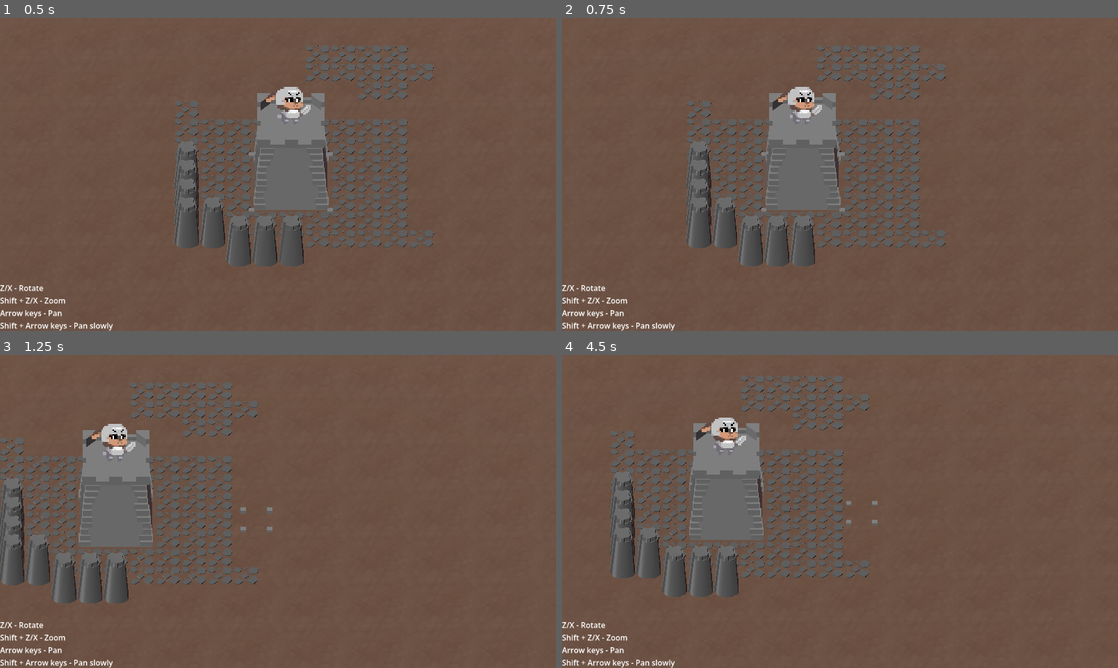
Above: before the commit, frames 1-4 (two rows, left to right).
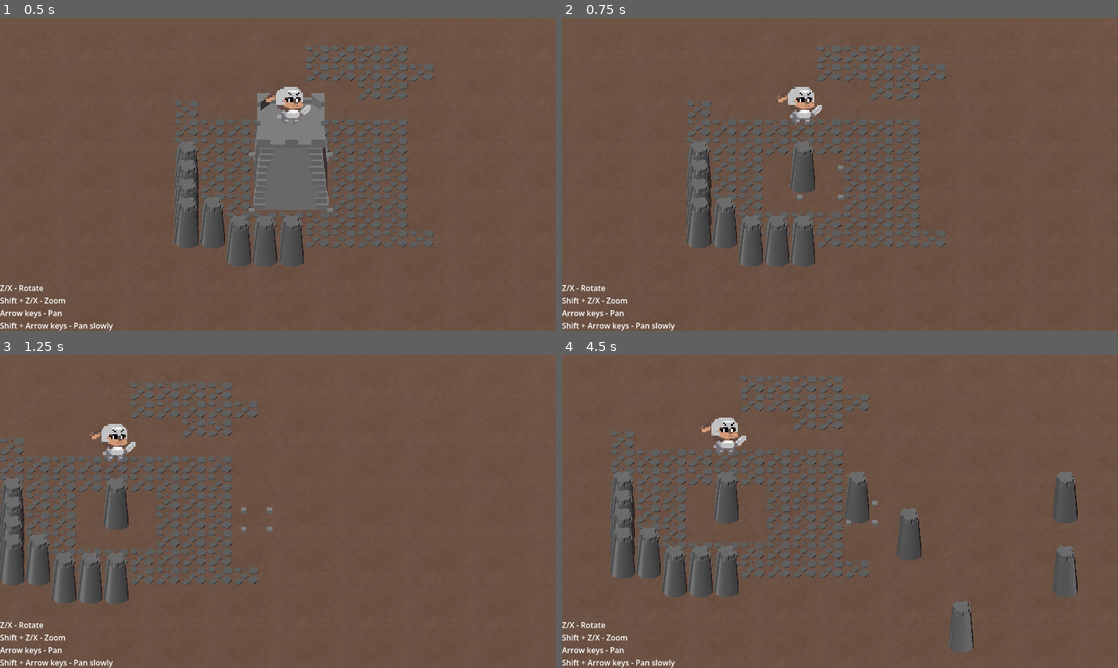
Above: after the commit, the same moments.

Repository: dairycultist/furry-roguelike-platformer
Game: Godot game, scene res://scene.tscn
The game is run twice, just before and just after one commit, with the same random seed, the same clock (stepped at 60 frames per second) and the same inputs.
Inputs:
- Up to frame 1 (0.5 s): no input
- Up to frame 2 (0.75 s): hold Right (pan_right) from 0.53 s (still down); tap Space (use_tool, bound only after the commit) at 0.6 s
- Up to frame 3 (1.25 s): keep holding Right (pan_right)
- Up to frame 4 (4.5 s): release Right (pan_right) at 1.28 s; hold Down (pan_down) 1.28-2.03 s; tap X (camalt_negative) at 1.35 s; tap Space (use_tool, bound only after the commit) at 1.55, 2.3, 3.05, 3.6, 4.35 s; hold Right (pan_right) 2.03-2.78 s; tap Z (camalt_positive) at 2.1 s; hold Up (pan_up) 2.78-3.53 s; tap Shift (modify_action) at 2.85 s; hold Left (pan_left) from 3.53 s (still down)

Frame 1 is identical in both runs. In frame 2, 3.8% of the frame differs, in the area x 35-51%, y 24-63%; in frame 3, 3.8%; in frame 4, 6.1%, in the area x 22-93%, y 21-95%.

Commit message:
Placing walls

Diff:
--- /dev/null
+++ b/better_gridmap.gd
@@ -0,0 +1,27 @@
+extends GridMap
+class_name BetterGridMap
+
+# 0, 22, 10, 16
+
+class MergeGroup:
+
+	var solo;
+	var full;
+	var side;
+	var corner;
+
+	@warning_ignore("shadowed_variable")
+	func _init(solo, full, side, corner):
+
+		self.solo = solo;
+		self.full = full;
+		self.side = side;
+		self.corner = corner;
+
+var CELL_TYPES : Dictionary = {
+	"": -1,
+	"wall": MergeGroup.new(1, 1, 1, 1)
+};
+
+func set_cell(pos: Vector3i, type: String):
+	set_cell_item(pos, 1);
--- a/player.gd
+++ b/player.gd
@@ -1,6 +1,6 @@
 extends Node3D
 
-@export var gridmap : GridMap;
+@export var grid : BetterGridMap;
 
 @export var ZOOM_SPEED := 10.0;
 @export var PAN_SPEED_MULT := 0.8;
@@ -41,22 +41,20 @@
 	$Corner3.global_position -= velocity * delta;
 
 	# selection
-	var selected_pos := gridmap.local_to_map(global_position);
-	var selected_type := gridmap.get_cell_item(selected_pos);
+	var selected_pos := grid.local_to_map(global_position);
+	var selected_type := grid.get_cell_item(selected_pos);
 
 	# occupied cells indicate there's a larger than 1x1 cell nearby -- center on that
 	if (selected_type == 2):
 		for dx in range(-1, 2):
 			for dz in range(-1, 2):
 
-				var type := gridmap.get_cell_item(selected_pos + Vector3i(dx, 0, dz));
+				var type := grid.get_cell_item(selected_pos + Vector3i(dx, 0, dz));
 
 				if (LARGE_CELLS.has(type)):
 
 					selected_pos = selected_pos + Vector3i(dx, 0, dz);
 					selected_type = type;
-
-	print(selected_type);
 
 	if (selected_type == 3):
 		$Corner0.global_position = lerp($Corner0.global_position, Vector3(selected_pos) + Vector3(-1.0, 0.0, -1.0), 10.0 * delta);
@@ -68,3 +66,6 @@
 		$Corner1.global_position = lerp($Corner1.global_position, Vector3(selected_pos) + Vector3(1.0, 0.0, 0.0), 10.0 * delta);
 		$Corner2.global_position = lerp($Corner2.global_position, Vector3(selected_pos) + Vector3(1.0, 0.0, 1.0), 10.0 * delta);
 		$Corner3.global_position = lerp($Corner3.global_position, Vector3(selected_pos) + Vector3(0.0, 0.0, 1.0), 10.0 * delta);
+
+	if (Input.is_action_just_pressed("use_tool")):
+		grid.set_cell(selected_pos, "wall");
--- a/project.godot
+++ b/project.godot
@@ -57,6 +57,11 @@
 "events": [Object(InputEventKey,"resource_local_to_scene":false,"resource_name":"","device":-1,"window_id":0,"alt_press …(195 unchanged characters)…
 ]
 }
+use_tool={
+"deadzone": 0.2,
+"events": [Object(InputEventKey,"resource_local_to_scene":false,"resource_name":"","device":-1,"window_id":0,"alt_pressed":false,"shift_pressed":false,"ctrl_pressed":false,"meta_pressed":false,"pressed":false,"keycode":0,"physical_keycode":32,"key_label":0,"unicode":32,"location":0,"echo":false,"script":null)
+]
+}
 
 [physics]
 
--- a/scene.tscn
+++ b/scene.tscn
@@ -1,6 +1,7 @@
 [gd_scene format=3 uid="uid://d3tflhq8vgolo"]
 
 [ext_resource type="Texture2D" uid="uid://pm06j71lvbcl" path="res://test_sprite.png" id="2_3253y"]
+[ext_resource type="Script" uid="uid://bmrhjtsltso2s" path="res://better_gridmap.gd" id="2_m7jmp"]
 [ext_resource type="Script" uid="uid://btguypw88w8b6" path="res://player.gd" id="2_nxogm"]
 [ext_resource type="MeshLibrary" uid="uid://case15hofb14m" path="res://terrain_library.tres" id="3_3253y"]
 [ext_resource type="Texture2D" uid="uid://di8cf2ijph50w" path="res://dirt.png" id="4_u3cyc"]
@@ -42,14 +43,15 @@
 data = {
 "cells": PackedInt32Array(0, 0, 3, 1, 0, 2, 2, 0, 0, 2, 1, 0, 1, 1, 2, 0, 1, 2, 3, 0, 0, 3, 1, 0, 3, 2, 0, 3, 3, 0, 2,  …(907 unchanged characters)…
 }
+script = ExtResource("2_m7jmp")
 
 [node name="GroundMesh" type="MeshInstance3D" parent="." unique_id=421907200]
 mesh = SubResource("PlaneMesh_lxpj2")
 surface_material_override/0 = SubResource("StandardMaterial3D_imqp1")
 
-[node name="PlayerView" type="Node3D" parent="." unique_id=945685676 node_paths=PackedStringArray("gridmap")]
+[node name="PlayerView" type="Node3D" parent="." unique_id=945685676 node_paths=PackedStringArray("grid")]
 script = ExtResource("2_nxogm")
-gridmap = NodePath("../GridMap")
+grid = NodePath("../GridMap")
 
 [node name="CameraAnchor" type="Node3D" parent="PlayerView" unique_id=310821411]
 
--- a/terrain_library.tres
+++ b/terrain_library.tres
@@ -11,14 +11,14 @@
 [sub_resource type="BoxShape3D" id="BoxShape3D_k8uyc"]
 
 [resource]
-item/0/name = ""
+item/0/name = "Gravel"
 item/0/mesh = ExtResource("1_imqp1")
 item/0/mesh_transform = Transform3D(1, 0, 0, 0, 1, 0, 0, 0, 1, 0, 0, 0)
-item/0/mesh_cast_shadow = 1
+item/0/mesh_cast_shadow = 0
 item/0/shapes = []
 item/0/navigation_mesh_transform = Transform3D(1, 0, 0, 0, 1, 0, 0, 0, 1, 0, 0, 0)
 item/0/navigation_layers = 1
-item/1/name = ""
+item/1/name = "Wall"
 item/1/mesh = ExtResource("2_emhua")
 item/1/mesh_transform = Transform3D(1, 0, 0, 0, 1, 0, 0, 0, 1, 0, 0, 0)
 item/1/mesh_cast_shadow = 1
@@ -31,7 +31,7 @@
 item/2/shapes = [SubResource("BoxShape3D_2k8am"), Transform3D(1, 0, 0, 0, 1, 0, 0, 0, 1, 0, 0, 0)]
 item/2/navigation_mesh_transform = Transform3D(1, 0, 0, 0, 1, 0, 0, 0, 1, 0, 0, 0)
 item/2/navigation_layers = 1
-item/3/name = ""
+item/3/name = "Monument"
 item/3/mesh = ExtResource("3_2k8am")
 item/3/mesh_transform = Transform3D(1, 0, 0, 0, 1, 0, 0, 0, 1, 0, 0, 0)
 item/3/mesh_cast_shadow = 1
Not shown, added: better_gridmap.gd.uid
